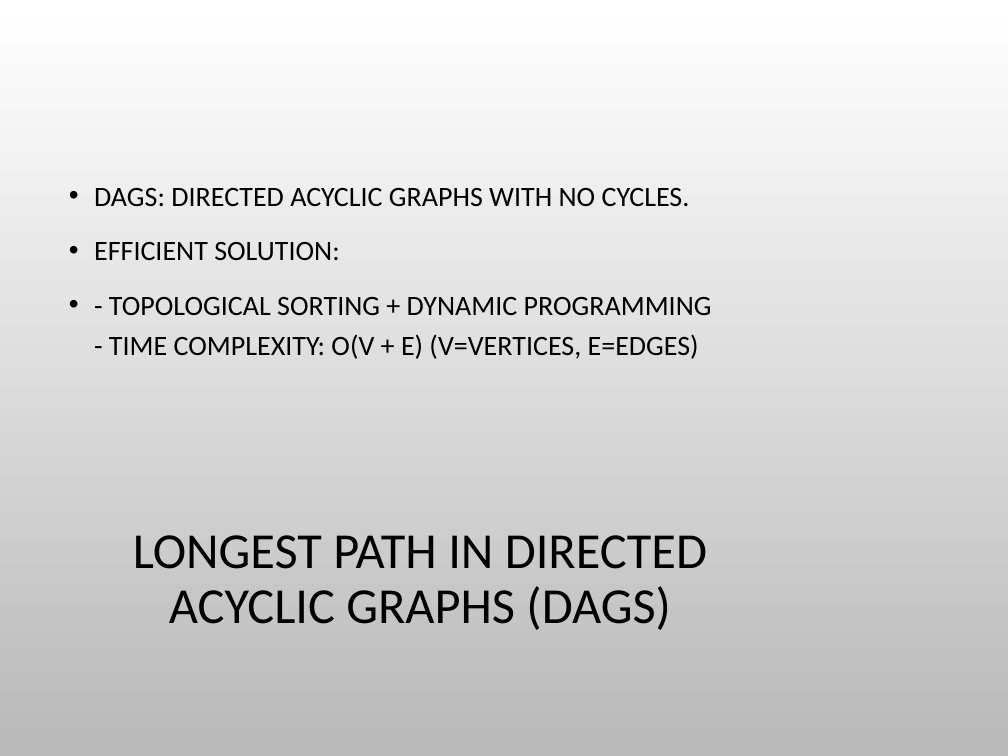
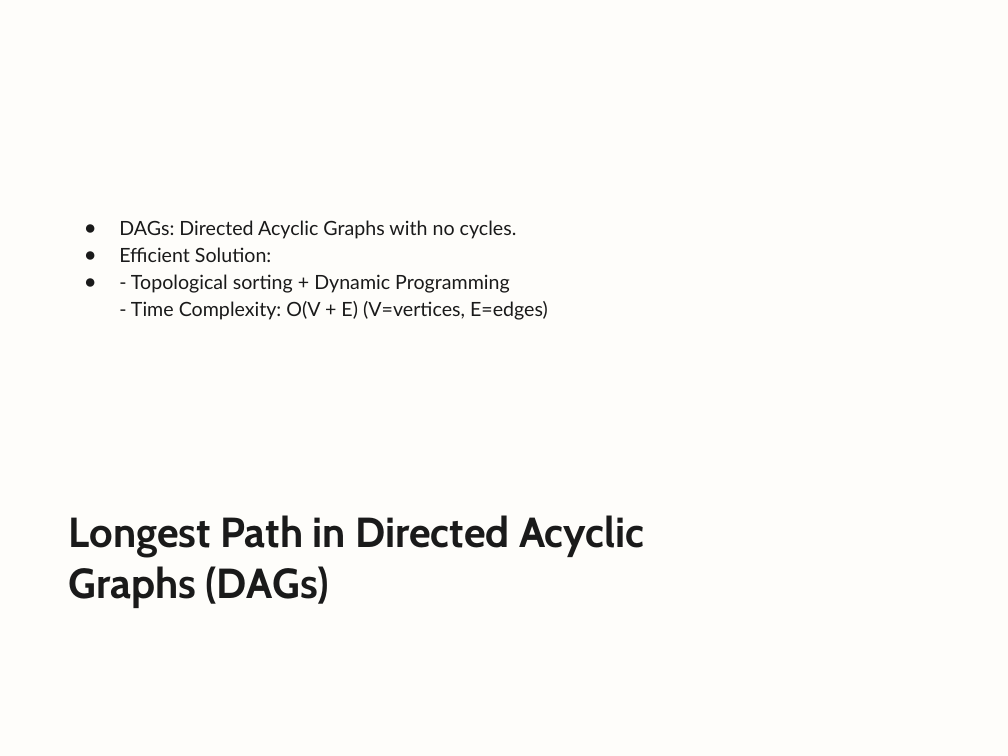
Before and after one commit to ParsaMohammadpour/advanced-algorithm-assignments, a slide deck: slide 10 of representation/Longest_Path_Problem_in_Graphs.pptx (slide 8 before the commit). Drawn at 1008x756 pixels with LibreOffice and Linux fonts; fonts in the diff are those of the drawing; background and template pictures are left out. Boxes give left, top, right and bottom in pixels: in the first picture for what was removed or moved away, otherwise in the second. Text is boxed around its words. In the diff, an @@ line names an element or a change of style, - is before the commit and + after.

```diff
--- a/representation/Longest_Path_Problem_in_Graphs.pptx
+++ b/representation/Longest_Path_Problem_in_Graphs.pptx
@@ background picture (left out) to #FEFDFA @@
@@ text at bbox=[119, 220, 548, 320]: text changed; size 20 to 14 pt; font Calibri to Lato; text colour #000000 to #1A1A1A @@
-• DAGS: DIRECTED ACYCLIC GRAPHS WITH NO CYCLES.
-• EFFICIENT SOLUTION:
-• - TOPOLOGICAL SORTING + DYNAMIC PROGRAMMING
-  - TIME COMPLEXITY: O(V + E) (V=VERTICES, E=EDGES)
+● DAGs: Directed Acyclic Graphs with no cycles.
+● Efficient Solution:
+● - Topological sorting + Dynamic Programming
+  - Time Complexity: O(V + E) (V=vertices, E=edges)
@@ title "Longest Path in Directed Acyclic ..." at bbox=[69, 515, 644, 608]: vertical alignment middle to top @@
@@ title at bbox=[69, 515, 644, 608]: text changed; size 36 to 30 pt; font Calibri to Cabin; text colour #000000 to #1A1A1A; bold on @@
-LONGEST PATH IN DIRECTED ACYCLIC GRAPHS (DAGS)
+Longest Path in Directed Acyclic Graphs (DAGs)
```
Also in this commit, not shown: 15 other slides changed, 2 slides added.
